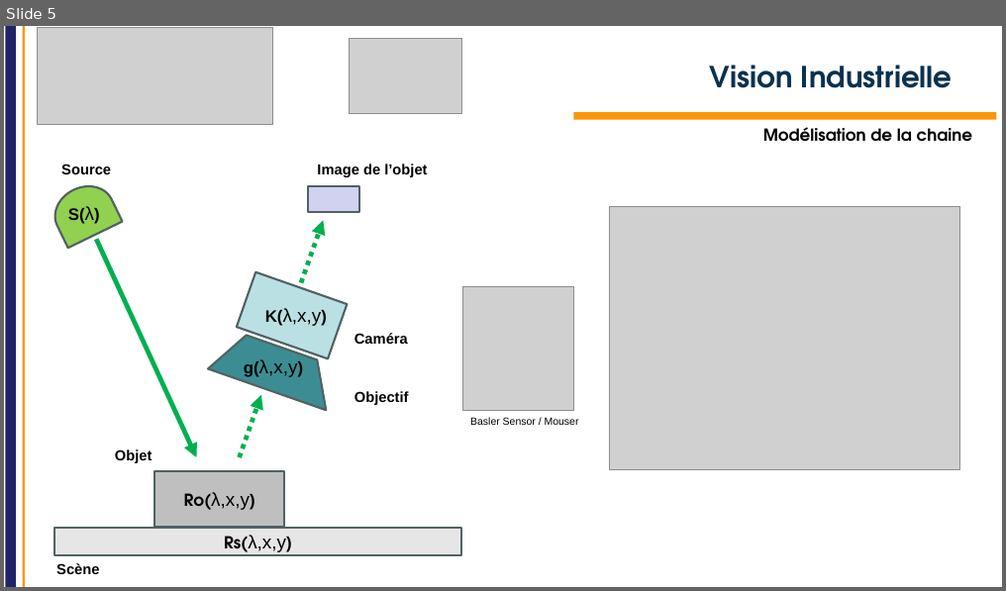
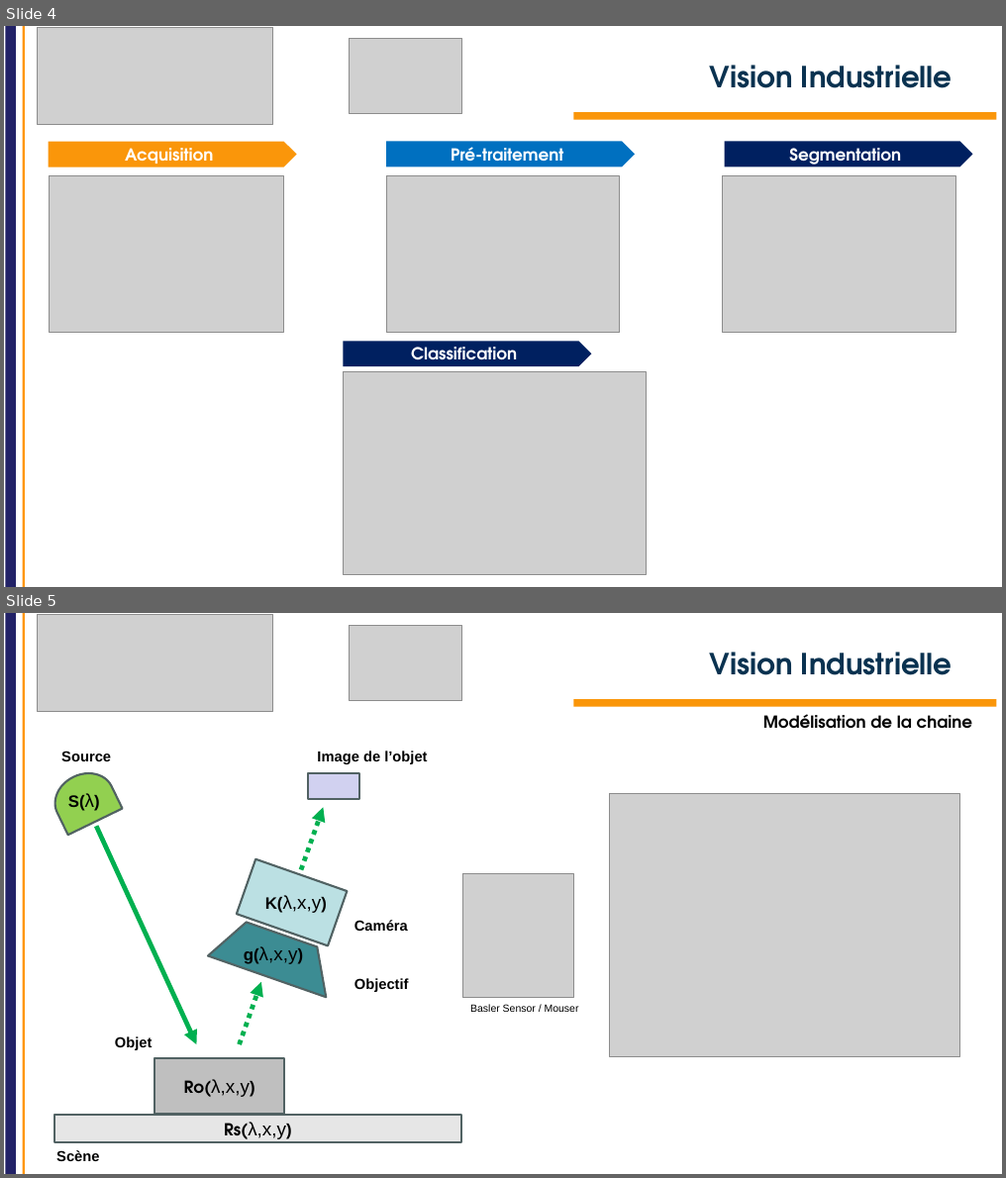
Before and after one commit to IOGS-Digital-Methods/semester-5, a slide deck: OptoElectronique/TD/2026/TD_VI/S5_OptoElectronique_TD_VI_2026.pptx. Shown one above the other, each under a label of ours: slide 5 before the commit, slides 4 and 5 after it. The pictures are 1006x591 and 1006x1178 pixels, drawn with LibreOffice and Linux fonts; fonts in the diff are those of the drawing; grey boxes stand for pictures; background and template pictures are left out. Boxes give left, top, right and bottom in pixels: in the first picture for what was removed or moved away, otherwise in the second. Text is boxed around its words. In the diff, an @@ line names an element or a change of style, - is before the commit and + after.

Commit message:
Update Opto / Machine Vision introduction

```diff
--- a/OptoElectronique/TD/2026/TD_VI/S5_OptoElectronique_TD_VI_2026.pptx
+++ b/OptoElectronique/TD/2026/TD_VI/S5_OptoElectronique_TD_VI_2026.pptx
@@ slide 4 added at (x1=4, y1=26, x2=1002, y2=587), background #FFFFFF; not listed: 2 template elements that a slide beside it also shows @@
@@ picture added at (x1=38, y1=28, x2=273, y2=124) @@
@@ picture added at (x1=349, y1=38, x2=461, y2=113) @@
@@ title added at (x1=710, y1=65, x2=952, y2=88), 28 pt, text #0A3250, bold @@
+Vision Industrielle
@@ rectangle added at (x1=573, y1=112, x2=997, y2=120), fill #FA960A @@
@@ pentagon arrow added at (x1=49, y1=141, x2=297, y2=167), fill #FA960A, 16 pt, text #FFFFFF, bold @@
+Acquisition
@@ pentagon arrow added at (x1=386, y1=141, x2=635, y2=167), fill #0070C0, 16 pt, text #FFFFFF, bold @@
+Pré-traitement
@@ pentagon arrow added at (x1=724, y1=141, x2=973, y2=167), fill #002060, 16 pt, text #FFFFFF, bold @@
+Segmentation
@@ picture added at (x1=49, y1=175, x2=283, y2=333) @@
@@ picture added at (x1=386, y1=175, x2=620, y2=333) @@
@@ picture added at (x1=723, y1=176, x2=956, y2=333) @@
@@ pentagon arrow added at (x1=344, y1=341, x2=592, y2=367), fill #002060, 16 pt, text #FFFFFF, bold @@
+Classification
@@ picture added at (x1=344, y1=372, x2=646, y2=575) @@
```
Also in this commit, not shown: 1 slide changed, 1 slide removed, 1 other file.
